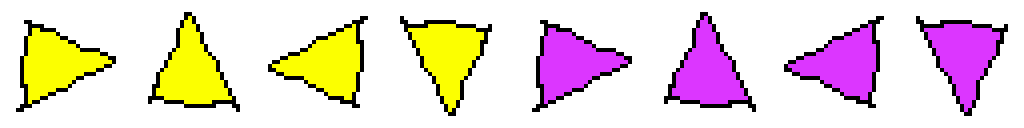
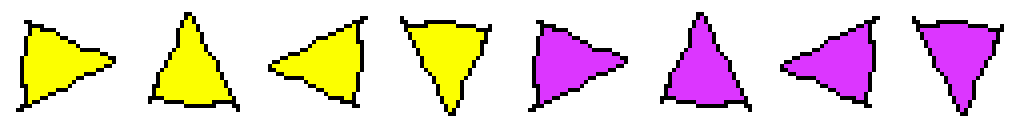
Before/after of a (1024, 128) layered artwork. What changed in the layer stack:
added layer "Pasted Layer" above "Background" over [528, 12, 1004, 116]
painted on "Background" over [532, 12, 1008, 116]
